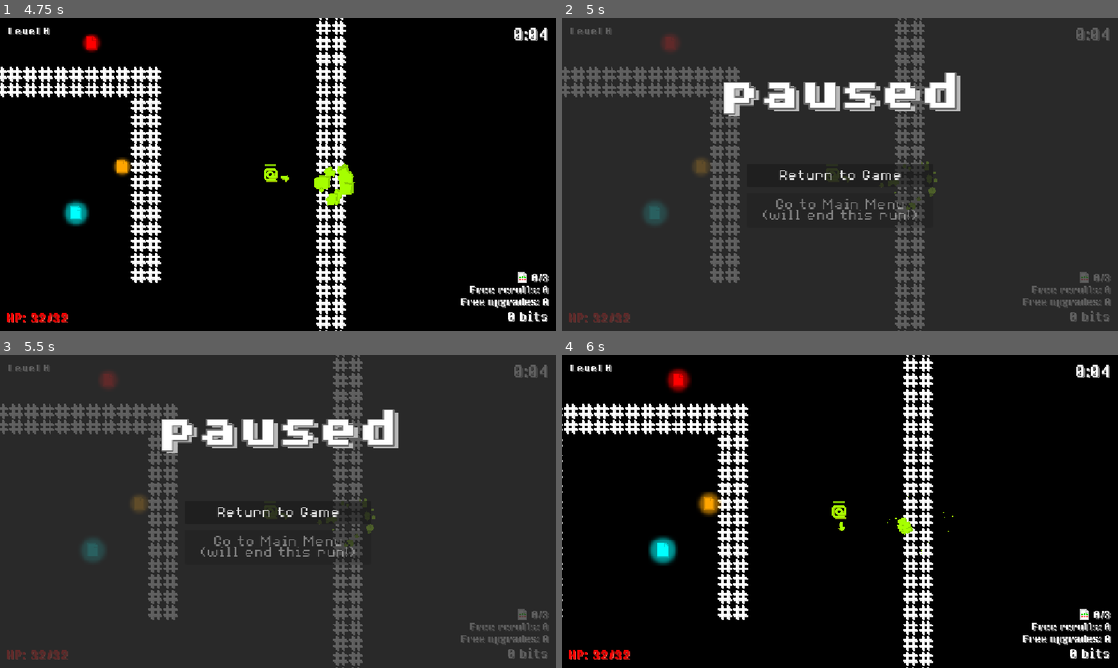
Above: before the commit, frames 1-4 (two rows, left to right).
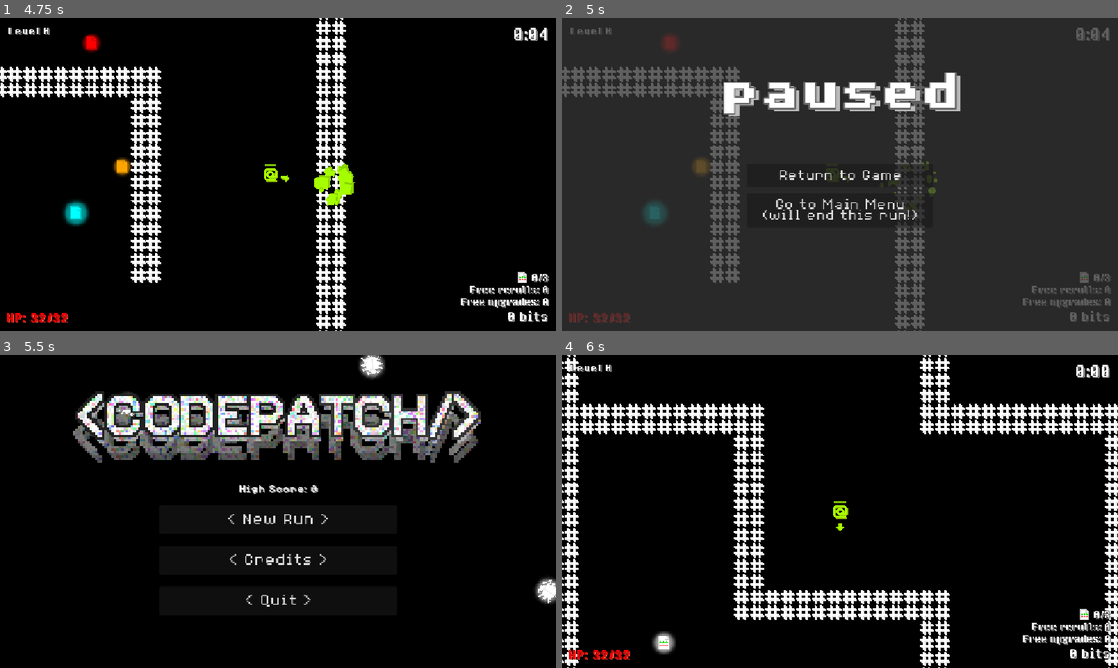
Above: after the commit, the same moments.

Repository: JLi69/codepatch
Game: Godot game, scene res://scenes/main.tscn
Two runs of this game, one before a commit and one after it. Both use one fixed random seed, a clock stepped at 60 frames per second and the inputs below.
Inputs (mouse positions are in pixels of both pictures, inside the frame that each line leads up to):
- Up to frame 1 (4.75 s): click "< New Run >" at 0.5 s; move the mouse to (400, 158) at 1.27 s; press the mouse at (400, 158) at 1.28 s; hold Right (right) 1.28-2.03 s; move the mouse to (166, 190) at 2.02 s; release the mouse at (166, 190) at 2.03 s; hold Down (down) 2.03-2.78 s; click (166, 190) at 2.1 s; move the mouse to (333, 105) at 2.77 s; press the mouse at (333, 105) at 2.78 s; hold Right (right) 2.78-3.53 s; move the mouse to (250, 237) at 3.52 s; release the mouse at (250, 237) at 3.53 s; hold Up (up) 3.53-4.28 s; click (250, 237) at 3.6 s; move the mouse to (444, 221) at 4.27 s; press the mouse at (444, 221) at 4.28 s; hold Left (left) from 4.28 s (still down)
- Up to frame 2 (5 s): keep holding Left (left); tap Escape (pause) at 4.9 s
- Up to frame 3 (5.5 s): release Left (left) at 5 s; release the mouse at (444, 558) at 5 s; click (278, 545) at 5 s, where only the run after the commit has a clickable "Go to Main Menu (will end thi…"
- Up to frame 4 (6 s): click (840, 520) at 5.75 s, where only the run after the commit has a clickable "< New Run >"

Frame 1 is identical in both runs. In frame 2, 0.4% of the frame differs, in the area x 36-64%, y 57-65%; in frame 3, 94%, in the area x 0-100%, y 0-100%; in frame 4, 13%.

Commit message:
Added return to main menu button for pause screen.

Diff:
--- a/scenes/hud.tscn
+++ b/scenes/hud.tscn
@@ -249,8 +249,8 @@
 layout_mode = 2
 theme_override_fonts/font = ExtResource("5_uo2fv")
 theme_override_font_sizes/font_size = 32
-disabled = true
 text = "Go to Main Menu
 (will end this run!)"
 
 [connection signal="pressed" from="Pause/VBoxContainer/Return" to="." method="_on_return_pressed"]
+[connection signal="pressed" from="Pause/VBoxContainer/MainMenu" to="." method="_on_main_menu_pressed"]
--- a/scripts/hud.gd
+++ b/scripts/hud.gd
@@ -76,3 +76,9 @@
 
 func activate_store() -> void:
 	$Store.activate()
+
+func _on_main_menu_pressed() -> void:
+	$Pause.hide()
+	$/root/Main.show_main_menu()
+	$/root/Main/Level.queue_free()
+	Input.mouse_mode = Input.MOUSE_MODE_VISIBLE
--- a/scripts/main.gd
+++ b/scripts/main.gd
@@ -27,6 +27,7 @@
 func _ready() -> void:
 	RenderingServer.set_default_clear_color(Color.BLACK)
 	Input.mouse_mode = Input.MOUSE_MODE_VISIBLE
+	get_tree().paused = true
 
 func get_hud() -> HUD:
 	return $UI/HUD
@@ -47,7 +48,11 @@
 func reset() -> void:
 	current_level = 0
 	time = 0.0
+	if get_node_or_null("/root/Main/Level"):
+		get_node_or_null("/root/Main/Level").queue_free()
 	player.reset()
+	player.show()
+	player.modulate = Color.WHITE
 
 func load_level(level_theme: String = "") -> void:
 	var level: Level = level_scene.instantiate()
@@ -60,3 +65,6 @@
 
 func on_main_menu() -> bool:
 	return $UI/MainMenu.visible
+
+func show_main_menu() -> void:
+	$UI/MainMenu.show()
